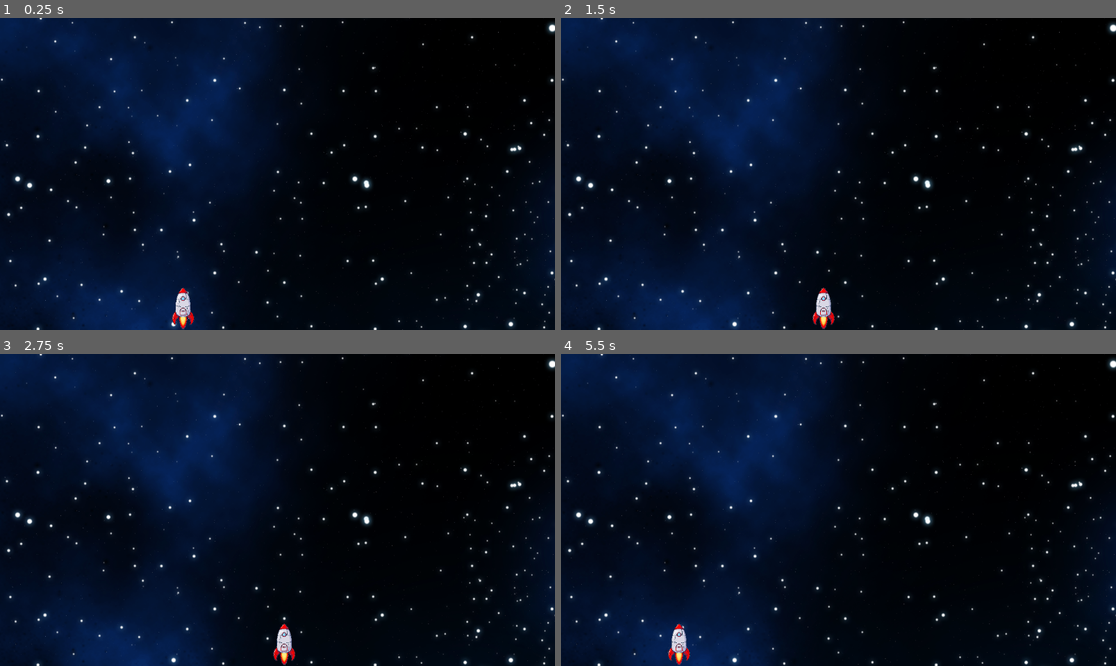
Above: before the commit, frames 1-4 (two rows, left to right).
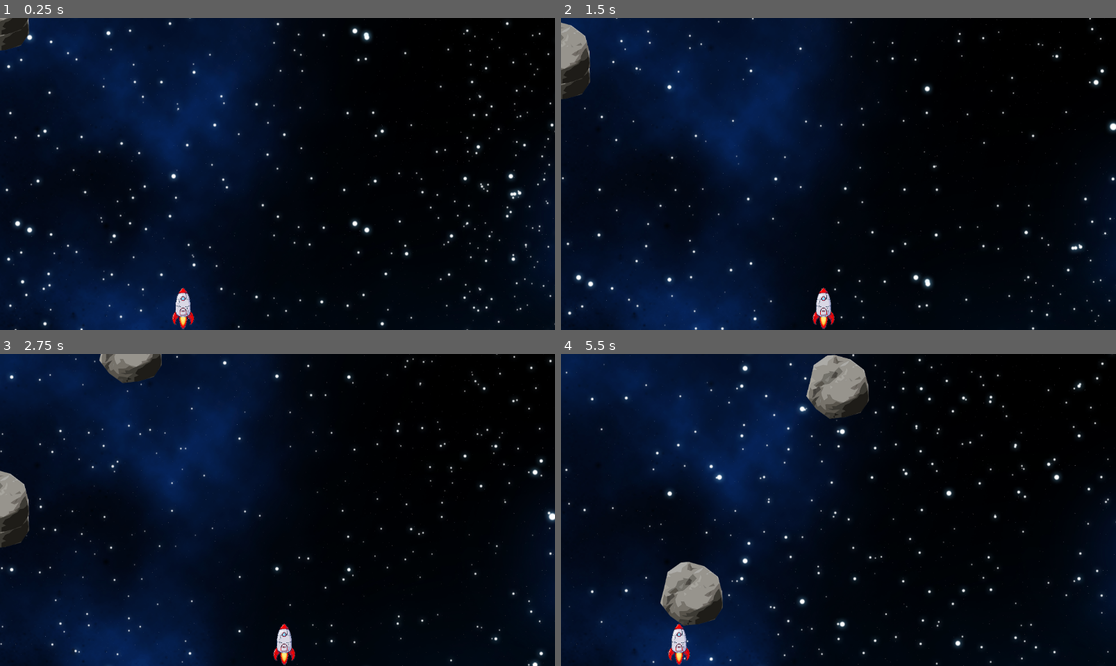
Above: after the commit, the same moments.

Repository: FabianLolo79/ShootEmUp-grupo13
Game: Godot game, scene res://Scenes/main.tscn
Two runs of this game, one before a commit and one after it. Both use one fixed random seed, a clock stepped at 60 frames per second and the inputs below. The project has no main scene, so this scene is started directly.
Inputs:
- Up to frame 1 (0.25 s): no input
- Up to frame 2 (1.5 s): hold Right (ui_right) 0.53-1.28 s; hold Left (ui_left) from 1.28 s (still down)
- Up to frame 3 (2.75 s): release Left (ui_left) at 2.03 s; hold Right (ui_right) from 2.03 s (still down)
- Up to frame 4 (5.5 s): release Right (ui_right) at 2.78 s; hold Up (ui_up) 2.78-3.53 s; hold Left (ui_left) from 3.53 s (still down)

The runs differ from the first frame. In frame 1, 3.2% of the frame differs, in the area x 0-100%, y 0-100%; in frame 2, 3.3%; in frame 3, 3.8%; in frame 4, 6.1%.

Commit message:
feature spawner de roca y collisiones de rayo, nave y roca

Diff:
--- a/Scenes/fondo.gdshader
+++ b/Scenes/fondo.gdshader
@@ -1,10 +1,10 @@
 shader_type canvas_item;
 
-uniform float scroll_speed = 1; //investigar
+uniform float scroll_speed; //investigar
 
 void fragment() {
 	vec2 shifteduv = UV;
-	shifteduv.y -=  scroll_speed; // TIME *
+	shifteduv.y -= TIME * scroll_speed;
 	vec4 color = texture(TEXTURE, shifteduv);
 	COLOR = color;
 }
--- a/Scenes/laser.gd
+++ b/Scenes/laser.gd
@@ -7,3 +7,8 @@
 func _on_visible_on_screen_notifier_2d_screen_exited() -> void:
 	queue_free()
 	pass
+
+func _on_area_2d_area_entered(area: Area2D) -> void:
+	if area.is_in_group("roca"):
+		queue_free()
+	pass
--- a/Scenes/laser.tscn
+++ b/Scenes/laser.tscn
@@ -17,7 +17,7 @@
 
 [node name="VisibleOnScreenNotifier2D" type="VisibleOnScreenNotifier2D" parent="."]
 
-[node name="Area2D" type="Area2D" parent="."]
+[node name="Area2D" type="Area2D" parent="." groups=["laser"]]
 
 [node name="CollisionShape2D" type="CollisionShape2D" parent="Area2D"]
 scale = Vector2(1.28, -1.10562)
@@ -28,3 +28,4 @@
 autoplay = true
 
 [connection signal="screen_exited" from="VisibleOnScreenNotifier2D" to="." method="_on_visible_on_screen_notifier_2d_screen_exited"]
+[connection signal="area_entered" from="Area2D" to="." method="_on_area_2d_area_entered"]
--- a/Scenes/main.tscn
+++ b/Scenes/main.tscn
@@ -1,14 +1,55 @@
-[gd_scene load_steps=6 format=3 uid="uid://bfjty207mqtq0"]
+[gd_scene load_steps=11 format=3 uid="uid://bfjty207mqtq0"]
 
 [ext_resource type="PackedScene" uid="uid://bp30pxuolvfyg" path="res://Scenes/nave.tscn" id="1_xn82l"]
 [ext_resource type="PackedScene" uid="uid://cs2fcfj0k61gh" path="res://Scenes/fondo.tscn" id="2_s3e0g"]
 [ext_resource type="AudioStream" uid="uid://b4sbbwiksqb7e" path="res://Assets/Airwolf_Theme.mp3" id="3_jjubg"]
+[ext_resource type="Script" path="res://Scenes/spawn_1.gd" id="4_apksh"]
+[ext_resource type="PackedScene" uid="uid://cc0x7nrsq370s" path="res://Scenes/roca.tscn" id="5_yo652"]
 
 [sub_resource type="RectangleShape2D" id="RectangleShape2D_31f2q"]
 size = Vector2(20, 668.5)
 
 [sub_resource type="RectangleShape2D" id="RectangleShape2D_rgq13"]
 size = Vector2(20, 666.5)
+
+[sub_resource type="Animation" id="Animation_6q5da"]
+resource_name = "Move"
+length = 8.0
+loop_mode = 1
+step = 0.1
+tracks/0/type = "value"
+tracks/0/imported = false
+tracks/0/enabled = true
+tracks/0/path = NodePath(".:position")
+tracks/0/interp = 1
+tracks/0/loop_wrap = true
+tracks/0/keys = {
+"times": PackedFloat32Array(0, 2.1, 4, 6, 8),
+"transitions": PackedFloat32Array(1, 1, 1, 1, 1),
+"update": 0,
+"values": [Vector2(0, -32), Vector2(287, -32), Vector2(574, -32), Vector2(861, -32), Vector2(1148, -32)]
+}
+
+[sub_resource type="Animation" id="Animation_shcyy"]
+length = 0.001
+tracks/0/type = "value"
+tracks/0/imported = false
+tracks/0/enabled = true
+tracks/0/path = NodePath(".:position")
+tracks/0/interp = 1
+tracks/0/loop_wrap = true
+tracks/0/keys = {
+"times": PackedFloat32Array(0),
+"transitions": PackedFloat32Array(1),
+"update": 0,
+"values": [Vector2(0, -32)]
+}
+
+[sub_resource type="AnimationLibrary" id="AnimationLibrary_xenfr"]
+_data = {
+"Move": SubResource("Animation_6q5da"),
+"RESET": SubResource("Animation_shcyy")
+}
 
 [node name="Main" type="Node2D"]
 
@@ -33,3 +74,16 @@
 stream = ExtResource("3_jjubg")
 autoplay = true
 parameters/looping = true
+
+[node name="Spawn_1" type="Marker2D" parent="."]
+position = Vector2(0, -32)
+rotation = 6.28319
+script = ExtResource("4_apksh")
+
+[node name="AnimationPlayer" type="AnimationPlayer" parent="Spawn_1"]
+libraries = {
+"": SubResource("AnimationLibrary_xenfr")
+}
+autoplay = "Move"
+
+[node name="Roca" parent="." instance=ExtResource("5_yo652")]
--- a/Scenes/nave.tscn
+++ b/Scenes/nave.tscn
@@ -3,7 +3,7 @@
 [ext_resource type="Script" path="res://nave.gd" id="1_aknpk"]
 [ext_resource type="Texture2D" uid="uid://dxfpsi33r8haj" path="res://Assets/Nave.png" id="2_05l1x"]
 
-[node name="Nave" type="CharacterBody2D"]
+[node name="Nave" type="CharacterBody2D" groups=["nave"]]
 script = ExtResource("1_aknpk")
 metadata/_edit_group_ = true
 
@@ -18,3 +18,5 @@
 [node name="CollisionPolygon2D" type="CollisionPolygon2D" parent="Area2D"]
 
 [node name="AudioStreamPlayer2D" type="AudioStreamPlayer2D" parent="."]
+
+[connection signal="area_entered" from="Area2D" to="." method="_on_area_2d_area_entered"]
--- /dev/null
+++ b/Scenes/roca.tscn
@@ -0,0 +1,26 @@
+[gd_scene load_steps=4 format=3 uid="uid://cc0x7nrsq370s"]
+
+[ext_resource type="Script" path="res://enemy.gd" id="1_gw8w0"]
+[ext_resource type="Texture2D" uid="uid://cnat6txgpyenu" path="res://Assets/Enemy/Roca.png" id="2_5j8id"]
+
+[sub_resource type="CircleShape2D" id="CircleShape2D_qvixq"]
+radius = 63.0079
+
+[node name="Roca" type="RigidBody2D"]
+gravity_scale = 0.1
+script = ExtResource("1_gw8w0")
+metadata/_edit_group_ = true
+
+[node name="Sprite2D" type="Sprite2D" parent="."]
+scale = Vector2(0.6, 0.6)
+texture = ExtResource("2_5j8id")
+
+[node name="Area2D" type="Area2D" parent="." groups=["roca"]]
+
+[node name="CollisionShape2D" type="CollisionShape2D" parent="Area2D"]
+position = Vector2(-4, 3)
+shape = SubResource("CircleShape2D_qvixq")
+
+[node name="VisibleOnScreenNotifier2D" type="VisibleOnScreenNotifier2D" parent="."]
+
+[connection signal="area_entered" from="Area2D" to="." method="_on_area_2d_area_entered"]
--- /dev/null
+++ b/Scenes/spawn_1.gd
@@ -0,0 +1,15 @@
+extends Marker2D
+
+var pre_roca = preload("res://Scenes/roca.tscn")
+var cae = true
+
+func _physics_process(delta: float) -> void:
+	if cae:
+		var roca = pre_roca.instantiate()
+		get_parent().add_child(roca)
+		roca.global_position = global_position
+		cae = false
+		await get_tree().create_timer(2).timeout
+		cae = true
+		pass
+	pass
--- /dev/null
+++ b/enemy.gd
@@ -0,0 +1,6 @@
+extends RigidBody2D
+
+func _on_area_2d_area_entered(area: Area2D) -> void:
+	if area.is_in_group("laser") or area.is_in_group("nave"):
+		queue_free()
+	pass
--- a/nave.gd
+++ b/nave.gd
@@ -31,3 +31,10 @@
 		await get_tree().create_timer(0.5).timeout
 		shooting = true
 		pass
+
+
+
+func _on_area_2d_area_entered(area: Area2D) -> void:
+	if area.is_in_group("roca"):
+		queue_free()
+	pass
Renamed: Assets/Roca.png -> Assets/Enemy/Roca.png
Not shown, added: Assets/Enemy/Roca.png.import
Not shown, added: Assets/Music/Gameplay Loop.ogg.import
Not shown, added: Assets/Nave2-removebg-preview.png.import
